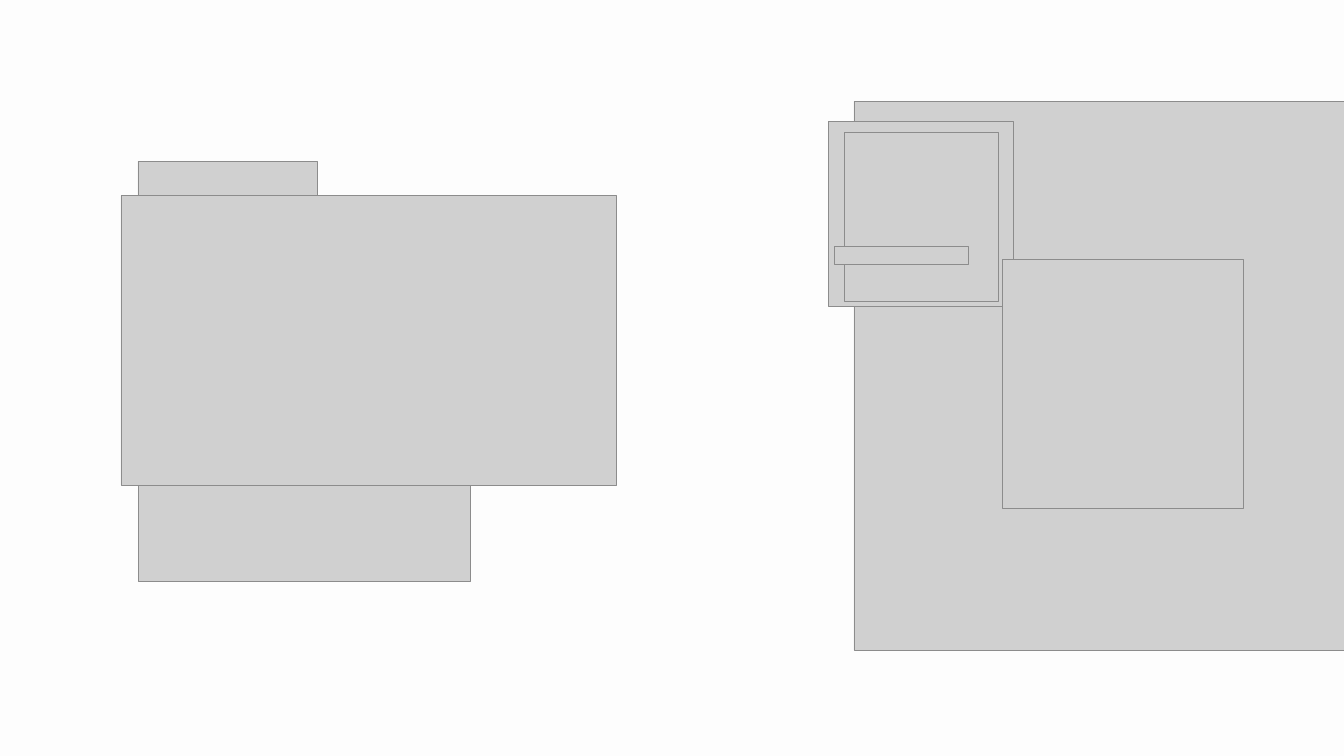
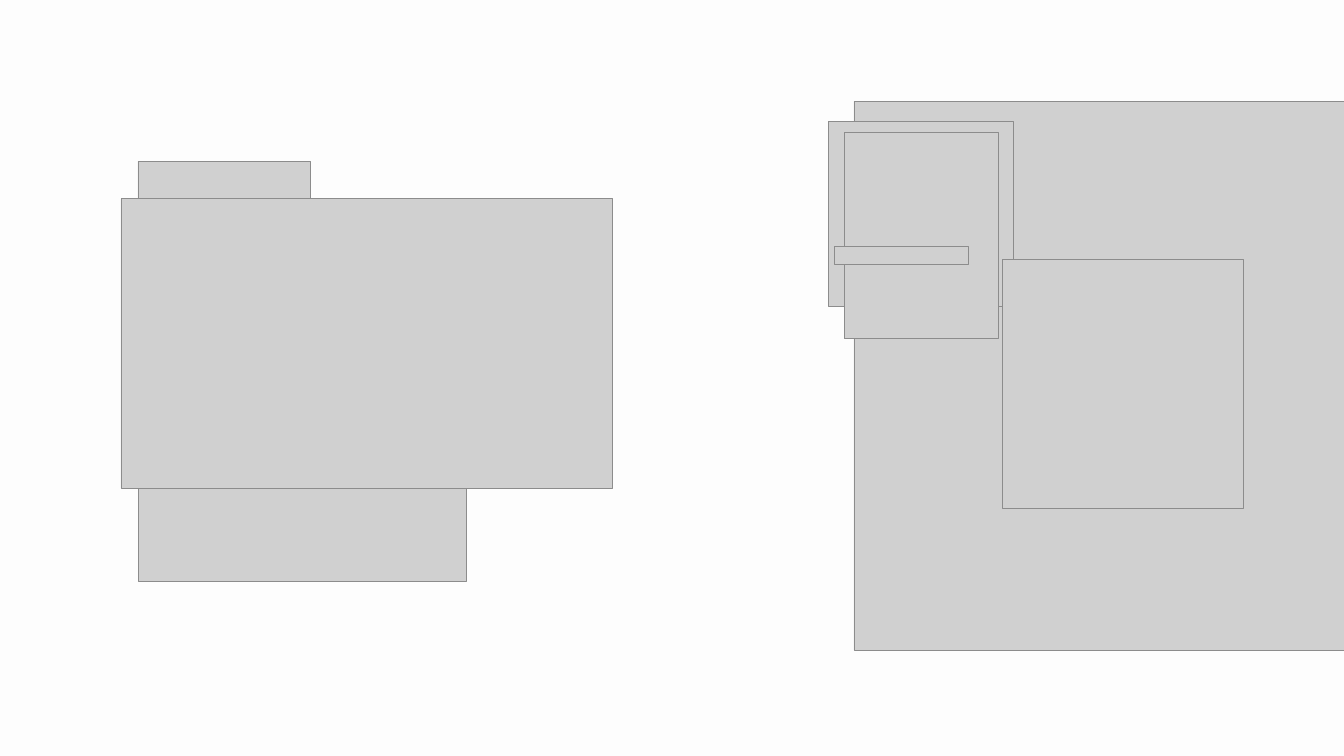
Before and after one commit to jhy0409/portfolio, a slide deck: slide 2 of 210504_수료증명서+자격증+ppt/프로젝트+ppt/1_PPT_노션(개발블로그)과 Git설명_210430/[개요] 노션 및 Github_210430.pptx. Drawn at 1344x756 pixels with LibreOffice and Linux fonts; fonts in the diff are those of the drawing; grey boxes stand for pictures; background and template pictures are left out. Boxes give left, top, right and bottom in pixels: in the first picture for what was removed or moved away, otherwise in the second. Text is boxed around its words. In the diff, an @@ line names an element or a change of style, - is before the commit and + after.

```diff
--- a/210504_수료증명서+자격증+ppt/프로젝트+ppt/1_PPT_노션(개발블로그)과 Git설명_210430/[개요] 노션 및 Github_210430.pptx
+++ b/210504_수료증명서+자격증+ppt/프로젝트+ppt/1_PPT_노션(개발블로그)과 Git설명_210430/[개요] 노션 및 Github_210430.pptx
@@ picture: place and size @@
-picture at <box>844,132,999,302</box>
+picture at <box>844,132,999,339</box>
@@ picture: place and size @@
-picture at <box>138,161,317,212</box>
+picture at <box>138,161,310,222</box>
@@ picture: place and size @@
-picture at <box>121,196,616,485</box>
+picture at <box>121,199,613,489</box>
@@ picture: place and size @@
-picture at <box>138,483,470,581</box>
+picture at <box>138,483,466,581</box>
```
Also in this commit, not shown: 9 other slides changed, 1 slide added, 1 slide removed.
